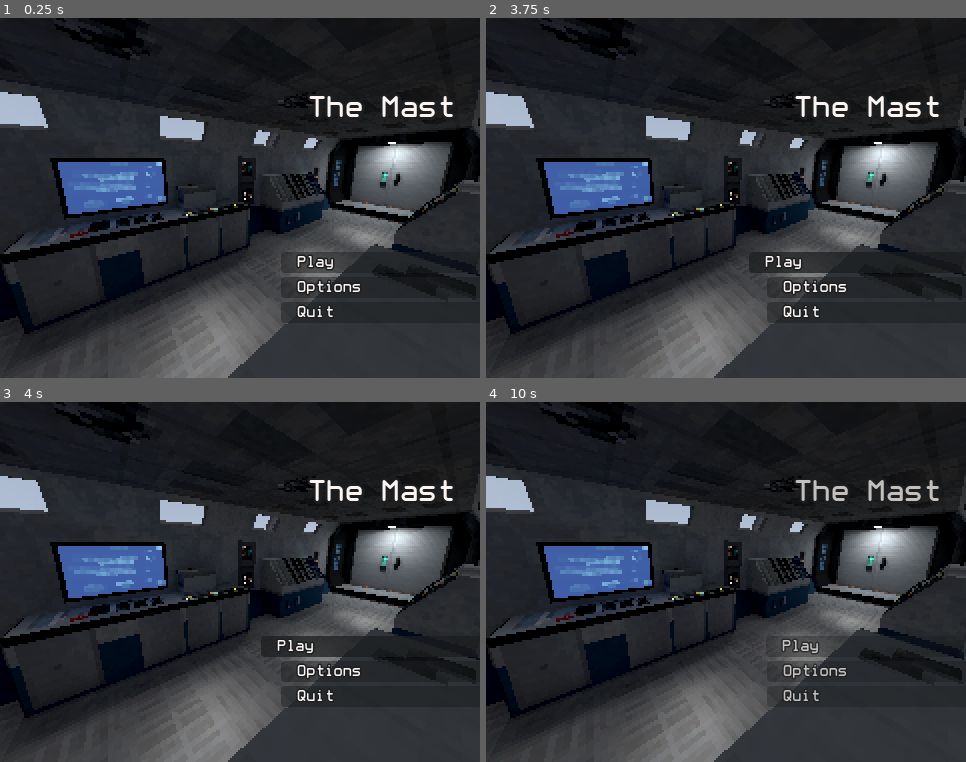
Above: before the commit, frames 1-4 (two rows, left to right).
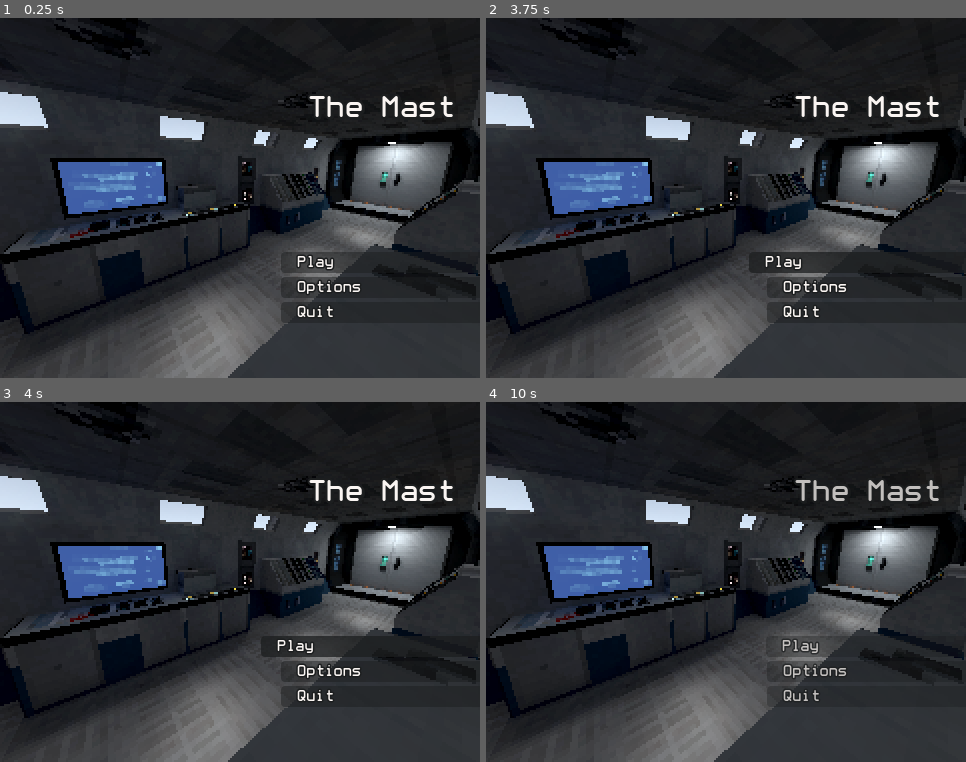
Above: after the commit, the same moments.

Repository: Jeliciousz/the-mast
Game: Godot game, scene res://scenes/regions/pod_region.tscn
Same seed, same stepped clock (60 frames per second), same inputs: the game is played once before the commit and once after it. Sound files missing from this copy of the repository are replaced by a short silence.
Inputs (mouse positions are in pixels of both pictures, inside the frame that each line leads up to):
- Up to frame 1 (0.25 s): no input
- Up to frame 2 (3.75 s): tap Enter at 0.5, 2, 3.5 s; move the mouse to (831, 180) at 0.52 s; hold D (move_right) 0.53-1.28 s; hold E (interact) 0.53-1.28 s; click (831, 180) at 0.67 s; tap Space at 1.25, 2.75 s; move the mouse to (630, 216) at 1.27 s; hold S (move_back) 1.28-2.03 s; tap Down (look_down) at 1.35 s; move the mouse to (774, 118) at 2.02 s; hold D (move_right) 2.03-2.78 s; tap Left (look_left) at 2.1 s; move the mouse to (702, 270) at 2.77 s; hold W (move_forward) 2.78-3.53 s; tap Right (look_right) at 2.85 s; click (702, 270) at 2.92 s; move the mouse to (870, 252) at 3.52 s; hold A (move_left) from 3.53 s (still down); tap Up (look_up) at 3.6 s
- Up to frame 3 (4 s): keep holding A (move_left)
- Up to frame 4 (10 s): tap Space at 4.25 s; move the mouse to (582, 528) at 4.27 s; tap Shift (run) at 4.35 s; move the mouse to (750, 582) at 5.02 s; release A (move_left) at 5.03 s; hold S (move_back) 5.03-5.78 s; tap 0 at 5.1 s; click (750, 582) at 5.17 s; move the mouse to (654, 492) at 5.77 s; hold D (move_right) 5.78-6.53 s; tap 1 at 5.85 s; move the mouse to (831, 564) at 6.52 s; hold W (move_forward) 6.53-7.28 s; tap 2 at 6.6 s; move the mouse to (630, 600) at 7.27 s; hold D (move_right) 7.28-8.03 s; tap 3 at 7.35 s; click (630, 600) at 7.42 s; move the mouse to (774, 502) at 8.02 s; hold S (move_back) 8.03-8.78 s; tap 4 at 8.1 s; move the mouse to (702, 654) at 8.77 s; hold A (move_left) 8.78-9.53 s; tap 5 at 8.85 s; move the mouse to (870, 636) at 9.52 s; hold W (move_forward) from 9.53 s (still down); tap 6 at 9.6 s; click (870, 636) at 9.67 s

The runs differ from the first frame. In frame 1, 1.3% of the frame differs, in the area x 0-67%, y 20-37%; in frame 2, 1.3%; in frame 3, 1.3%; in frame 4, 1.3%.

Commit message:
use images for skyboxes

Diff:
--- a/environments/pod_environment.tres
+++ b/environments/pod_environment.tres
@@ -1,16 +1,12 @@
 [gd_resource type="Environment" format=3 uid="uid://dxsiqlwwdakly"]
 
-[sub_resource type="ProceduralSkyMaterial" id="ProceduralSkyMaterial_u2v4h"]
-sky_top_color = Color(0.6745098, 0.7294118, 0.8117647, 1)
-sky_horizon_color = Color(0.8627451, 0.9254902, 0.99215686, 1)
-sky_curve = 0.03264552
-ground_bottom_color = Color(0.56078434, 0.6, 0.6431373, 1)
-ground_horizon_color = Color(0.7607843, 0.79607844, 0.80784315, 1)
-ground_curve = 0.052780516
-sun_angle_max = 12.0
+[ext_resource type="Texture2D" uid="uid://dnd78t4183n0k" path="res://assets/textures/world/sky_pod.png" id="1_bp4l6"]
+
+[sub_resource type="PanoramaSkyMaterial" id="PanoramaSkyMaterial_a55wj"]
+panorama = ExtResource("1_bp4l6")
 
 [sub_resource type="Sky" id="Sky_1ss56"]
-sky_material = SubResource("ProceduralSkyMaterial_u2v4h")
+sky_material = SubResource("PanoramaSkyMaterial_a55wj")
 
 [resource]
 background_mode = 2
--- a/environments/surface_environment.tres
+++ b/environments/surface_environment.tres
@@ -1,15 +1,12 @@
 [gd_resource type="Environment" format=3 uid="uid://cowine2n7wgvb"]
 
-[sub_resource type="ProceduralSkyMaterial" id="ProceduralSkyMaterial_xgqkh"]
-sky_top_color = Color(0.76862746, 0.5882353, 0.39607844, 1)
-sky_horizon_color = Color(0.30980393, 0.22745098, 0.09803922, 1)
-sky_curve = 0.041608885
-ground_bottom_color = Color(0.25882354, 0.2, 0.09803922, 1)
-ground_horizon_color = Color(0.5176471, 0.40784314, 0.20392157, 1)
-ground_curve = 0.050982594
+[ext_resource type="Texture2D" uid="uid://4olrrhimksnr" path="res://assets/textures/world/sky_surface.png" id="1_w1ss4"]
+
+[sub_resource type="PanoramaSkyMaterial" id="PanoramaSkyMaterial_o0i88"]
+panorama = ExtResource("1_w1ss4")
 
 [sub_resource type="Sky" id="Sky_munwf"]
-sky_material = SubResource("ProceduralSkyMaterial_xgqkh")
+sky_material = SubResource("PanoramaSkyMaterial_o0i88")
 
 [resource]
 background_mode = 2
--- a/scenes/regions/pod_region.tscn
+++ b/scenes/regions/pod_region.tscn
@@ -66,12 +66,6 @@
 [node name="environment" type="WorldEnvironment" parent="." unique_id=358125135]
 environment = ExtResource("9_oxgrs")
 
-[node name="sun" type="DirectionalLight3D" parent="." unique_id=1316336161]
-transform = Transform3D(0.9396926, 0.17101006, -0.2961981, 0, 0.8660254, 0.5, 0.34202012, -0.4698463, 0.81379765, 0, 0, 0)
-light_color = Color(1, 0.98333335, 0.9, 1)
-light_bake_mode = 0
-sky_mode = 2
-
 [node name="pod" type="StaticBody3D" parent="." unique_id=645639869]
 transform = Transform3D(1, 0, 0, 0, -3.5762787e-07, -0.99999994, 0, 0.99999994, -3.5762787e-07, 0.037357695, 1.0302314, -3.1754313)
 collision_mask = 4
Binary file added: assets/textures/world/sky_pod.png
Not shown, added: assets/textures/world/sky_pod.png.import
Binary file added: assets/textures/world/sky_surface.png
Not shown, added: assets/textures/world/sky_surface.png.import
